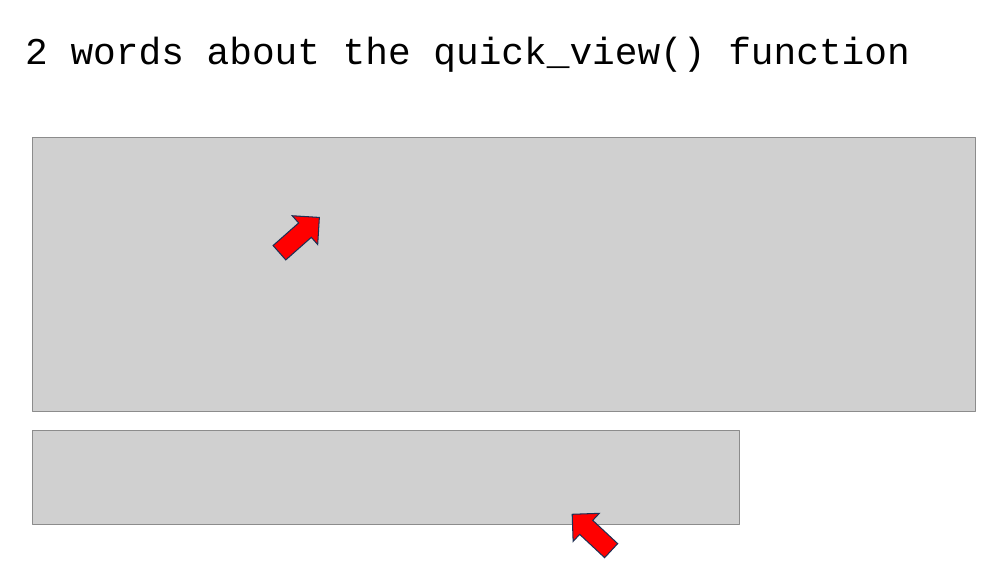
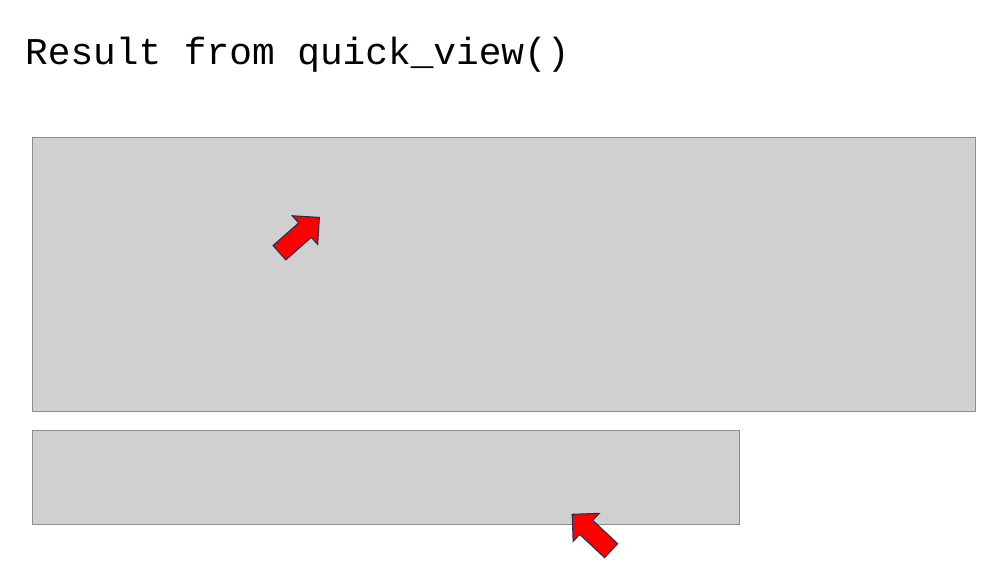
Before and after one commit to 40tude/02_Data-Science_Fullstack_march_2024, a slide deck: slide 11 of 02_EDA/99_Project_Speed_Dating/01_speed_dating_project.pptx. Drawn at 1008x567 pixels with LibreOffice and Linux fonts; fonts in the diff are those of the drawing; grey boxes stand for pictures. Boxes give left, top, right and bottom in pixels: in the first picture for what was removed or moved away, otherwise in the second. Text is boxed around its words. In the diff, an @@ line names an element or a change of style, - is before the commit and + after.

```diff
--- a/02_EDA/99_Project_Speed_Dating/01_speed_dating_project.pptx
+++ b/02_EDA/99_Project_Speed_Dating/01_speed_dating_project.pptx
@@ title at [25,37,569,72]: text changed @@
-2 words about the quick_view() function
+Result from quick_view()
```
Also in this commit, not shown: 10 other slides changed, 14 other files.
